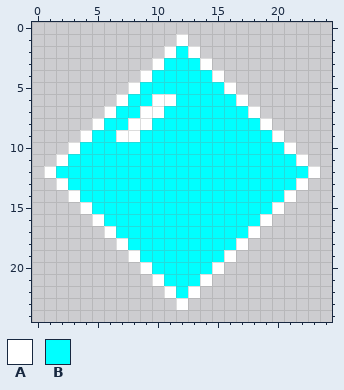
Two versions of one pixel-art sprite, Assets/Sprites/diamond.png. The picture above was drawn from the file before the commit.
The file is 200x200 pixels, drawn in blocks of 8x8; one block is one cell here.
Palette (. is transparent): A #ffffff  B #00ffff
Pixels before, first column x 1:
 1 ...........A...........
 2 ..........ABA..........
 3 .........ABBBA.........
 4 ........ABBBBBA........
 5 .......ABBBBBBBA.......
 6 ......ABBAABBBBBA......
 7 .....ABBAABBBBBBBA.....
 8 ....ABBAABBBBBBBBBA....
 9 ...ABBAABBBBBBBBBBBA...
10 ..ABBBBBBBBBBBBBBBBBA..
11 .ABBBBBBBBBBBBBBBBBBBA.
12 ABBBBBBBBBBBBBBBBBBBBBA
13 .ABBBBBBBBBBBBBBBBBBBA.
14 ..ABBBBBBBBBBBBBBBBBA..
15 ...ABBBBBBBBBBBBBBBA...
16 ....ABBBBBBBBBBBBBA....
17 .....ABBBBBBBBBBBA.....
18 ......ABBBBBBBBBA......
19 .......ABBBBBBBA.......
20 ........ABBBBBA........
21 .........ABBBA.........
22 ..........ABA..........
23 ...........A...........
Once edited:
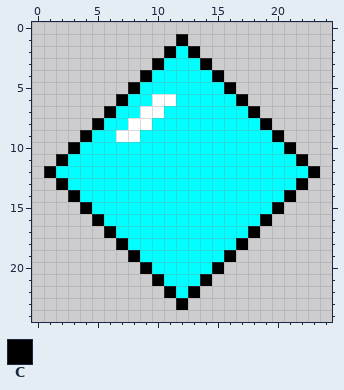
Colours new in this view: C #000000
Diff:
Colour C replaces colour A in row 1 at x 12; in row 2 at x 11 and 13; in row 3 at x 10 and 14; in row 4 at x 9 and 15; in row 5 at x 8 and 16; in row 6 at x 7 and 17.
Colour C replaces colour A in row 7 at x 6 and 18; in row 8 at x 5 and 19; in row 9 at x 4 and 20; in row 10 at x 3 and 21; in row 11 at x 2 and 22; in row 12 at x 1 and 23.
Colour C replaces colour A in row 13 at x 2 and 22; in row 14 at x 3 and 21; in row 15 at x 4 and 20; in row 16 at x 5 and 19; in row 17 at x 6 and 18; in row 18 at x 7 and 17.
Colour C replaces colour A in row 19 at x 8 and 16; in row 20 at x 9 and 15; in row 21 at x 10 and 14; in row 22 at x 11 and 13; in row 23 at x 12.
Changed places in both pictures, as pixel boxes (x1, y1, x2, y2):
changed: (44, 34, 320, 310)
